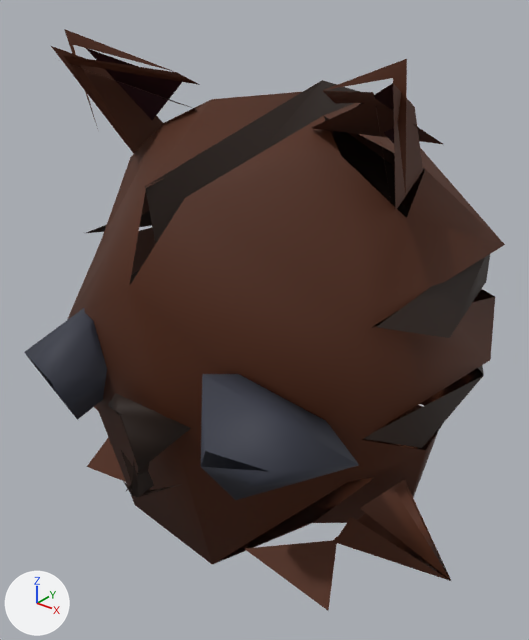
One commit to the glTF model public/assets/models/enemies/quaternius/aggregate/cat.aggregate.glb: the scene before it, then after it.
The view is the same before and after, from a camera (50 mm lens) standing at (1.068, -1.358, 1.431) and looking at (0.002, -0.025, 0.604). Every picture has the same lights, and +X, +Y and +Z are marked at lower left. The first picture is the older version. Where no turn or scale is listed for an object, it has been applied to the vertices. Vertices at exactly the same position are counted once.

The scene before the commit, as lines of its bpy script (objects in view):
```python
me_cat_blob_002 = bpy.data.meshes.new('Cat_Blob.002')
me_cat_blob_002.from_pydata(...)  # 178 vertices, 150 faces; spans x -0.646..0.646, y -0.539..0.539, z 0.0..1.295
me_cat_blob_002.materials.append(mat_hordeready_vertexcolor)
ob_hordereadyrigidmesh = bpy.data.objects.new('HordeReadyRigidMesh', me_cat_blob_002)
ob_hordereadyrigidmesh.location = (0.0, 0.0, 0.0)
```
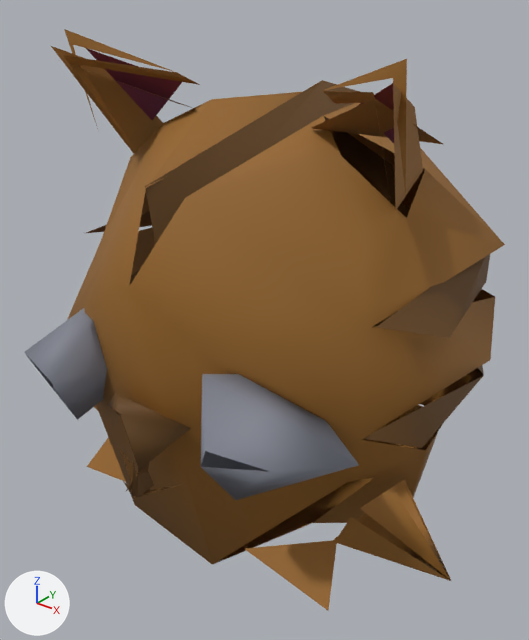
Edits to the bpy script that builds the scene:
```text
Change me_cat_blob_002:
    where me_cat_blob_002.from_pydata(...)  # 178 vertices, 150 faces; spans x -0.646..0.646, y -0.539..0.539, z 0.0..1.295
    used by ob_hordereadyrigidmesh; location = (0.0, 0.0, 0.0)
    me_cat_blob_002 part 1: 88 faces centred in x -0.522..0.522, y -0.409..0.483, z 0.104..1.254 are repainted in the vertex colours; the middle colour goes from brown #4e2205 to brown #976626
    me_cat_blob_002 part 2: 44 faces centred in x -0.513..0.513, y -0.511..0.519, z 0.112..1.163 are repainted in the vertex colours; the middle colour goes from black #220f03 to brown #67451a
    me_cat_blob_002 part 3: 18 faces centred in x -0.374..0.367, y -0.492..-0.258, z 0.463..0.622 are repainted in the vertex colours; the middle colour goes from greyish blue #383b48 to grey #818490
```

Pixel boxes (x1, y1, x2, y2) of what changed, in the pictures (529 x 640 px):
part 1 of me_cat_blob_002, recoloured (lighter)
    both: (51, 29, 505, 610)
part 2 of me_cat_blob_002, recoloured
    both: (86, 48, 490, 498)
part 3 of me_cat_blob_002, recoloured (greyish blue to grey)
    both: (24, 308, 359, 500)
